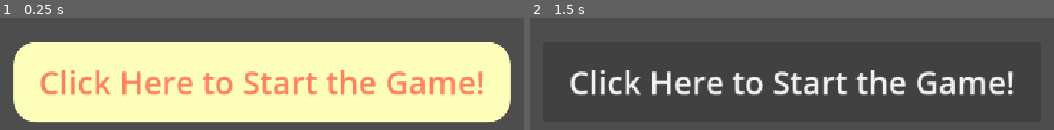
Above: before the commit, frames 1-2 (left to right).
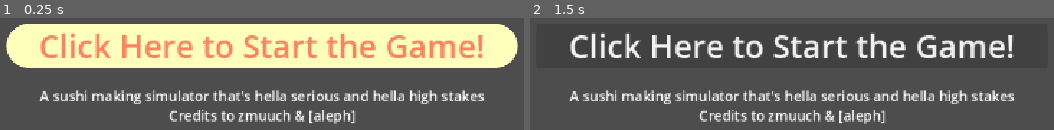
Above: after the commit, the same moments.

Repository: zmuuch/conveyor-belt
Game: Godot game, scene res://Scenes/MainMenu.tscn
The game is run twice, just before and just after one commit, with the same random seed, the same clock (stepped at 60 frames per second) and the same inputs.
Inputs:
- Up to frame 1 (0.25 s): no input
- Up to frame 2 (1.5 s): click "Click Here to Start the Game!" at 0.5 s; click "Click Here to Start the Game!" at 1.25 s

The runs differ from the first frame. In frame 1, 68% of the frame differs, in the area x 1-99%, y 5-95%; in frame 2, 20%.

Commit message:
im trying to make a mainscreen

Diff:
--- a/Scenes/MainMenu.tscn
+++ b/Scenes/MainMenu.tscn
@@ -15,20 +15,32 @@
 grow_horizontal = 2
 grow_vertical = 2
 
-[node name="Button" type="Button" parent="." unique_id=873099488]
+[node name="VBoxContainer" type="VBoxContainer" parent="." unique_id=1130938455]
 layout_mode = 1
 anchors_preset = 8
 anchor_left = 0.5
 anchor_top = 0.5
 anchor_right = 0.5
 anchor_bottom = 0.5
-offset_left = -358.0
-offset_top = -57.25
-offset_right = 358.0
-offset_bottom = 57.25
+offset_left = -368.0
+offset_top = -84.0
+offset_right = 368.0
+offset_bottom = 84.0
 grow_horizontal = 2
 grow_vertical = 2
+
+[node name="Button" type="Button" parent="VBoxContainer" unique_id=873099488]
+layout_mode = 2
 theme_override_colors/font_color = Color(1, 0.5011342, 0.36168835, 1)
 theme_override_font_sizes/font_size = 46
 theme_override_styles/normal = SubResource("StyleBoxFlat_fqqo4")
 text = "Click Here to Start the Game!"
+
+[node name="IntroText" type="RichTextLabel" parent="VBoxContainer" unique_id=1731037635]
+custom_minimum_size = Vector2(32, 100)
+layout_mode = 2
+theme_override_font_sizes/normal_font_size = 20
+text = "A sushi making simulator that's hella serious and hella high stakes
+Credits to zmuuch & [aleph]"
+horizontal_alignment = 1
+vertical_alignment = 1
--- /dev/null
+++ b/node_2d.tscn
@@ -0,0 +1,3 @@
+[gd_scene format=3 uid="uid://blja2yl2n4jd4"]
+
+[node name="Node2D" type="Node2D" unique_id=1785991870]
